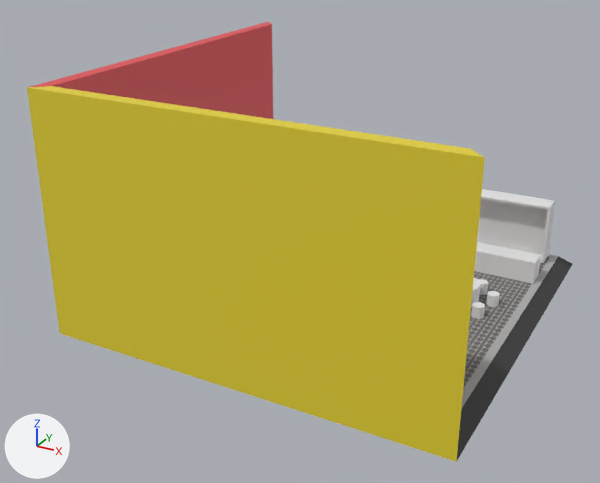
A saved change to the Blender file blender/Ballroom.blend.
Both versions are drawn from a 50 mm camera at (17.1, -35.2, 20.2) aimed at (-1.2, -1.9, 3.6). The lights are fixed; the arrows at lower left show +X, +Y and +Z.

In view in the first picture: 'Bar', 'Cylinder.032', 'Floor', 'Wall02', 'Wall03'.
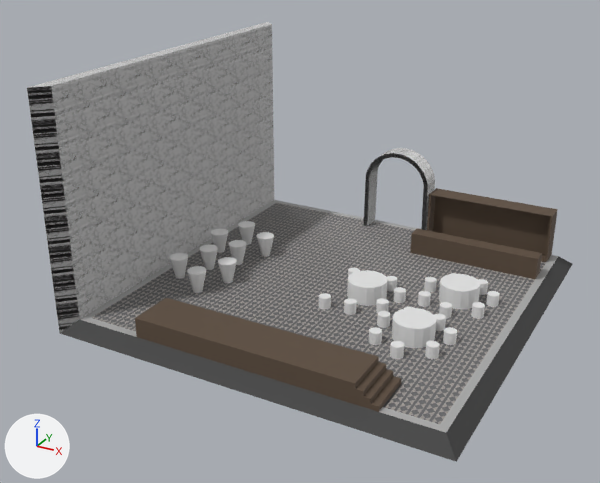
Commit message: added marble wall

Edits to the bpy script that builds the scene:
```text
Add img_whitemarble_spec_jpg:
    img_whitemarble_spec_jpg = load_image('WhiteMarble_SPEC.jpg', 'marble_white/WhiteMarble_SPEC.jpg', 512, 512, 'Non-Color')
Add img_whitemarble_color_jpg:
    img_whitemarble_color_jpg = load_image('WhiteMarble_COLOR.jpg', 'marble_white/WhiteMarble_COLOR.jpg', 512, 512, 'sRGB')
Add img_whitemarble_nrm_jpg:
    img_whitemarble_nrm_jpg = load_image('WhiteMarble_NRM.jpg', 'marble_white/WhiteMarble_NRM.jpg', 512, 512, 'Non-Color')
Add mat_wood:
    mat_wood = principled_material('Wood')
    mat_wood.base_color = (0.109, 0.0734, 0.0476)  # brown #5d4d3e
    mat_wood.roughness = 0.783
Add mat_marblewall:
    mat_marblewall = bpy.data.materials.new('MarbleWall')
    # uses the picture img_whitemarble_color_jpg
    # uses the picture img_whitemarble_nrm_jpg
    # uses the picture img_whitemarble_spec_jpg
Change me_cube_2:
    where me_cube_2.from_pydata(...)  # 8 vertices, 5 faces; spans x -0.04..0.04, y -1.0..1.0, z -1.03..0.97
    remove me_cube_2.materials.append(mat_material_wall2)  # red #e74f54
    add me_cube_2.materials.append(mat_marblewall)
Change me_cube_005:
    used by ob_stage; location = (0.36, -8.33, 1.0); scale = (11.9, 2.84, 1.0)
    remove me_cube_005.from_pydata(...)  # 8 vertices, 6 faces; spans x -0.5..0.5, y -0.5..0.5, z -0.5..0.5
    add me_cube_005.from_pydata(...)  # 32 vertices, 30 faces; spans x -0.5..0.596, y -0.5..0.5, z -0.5..0.5
    me_cube_005 part 1
    4 faces are deleted
    24 vertices are added at x -0.5..0.596, y -0.5..0.5, z -0.5..0.25
    28 new faces join them
    me_cube_005 part 2: 2 faces spanning x -0.5..0.5, y -0.5..0.5, z -0.5..0.5 switch from no material to mat_wood (brown #5d4d3e)
Change me_cube_006:
    where me_cube_006.from_pydata(...)  # 8 vertices, 6 faces; spans x -0.6..0.6, y -0.6..0.6, z -0.6..0.6
    add me_cube_006.materials.append(mat_wood)  # brown #5d4d3e
Add me_cube_003:
    me_cube_003.from_pydata([(-0.63, -1.0, -0.97), (-0.63, -1.0, 0.97), (-0.66, 1.0, -1.0), (-0.66, 1.0, 1.0), (0.97, -1.0, -0.97), (0.97, -1.0, 0.97), (1.0, 1.0, -1.0), (1.0, 1.0, 1.0), (-0.66, -1.0, -1.0), (-0.66, -1.0, 1.0), (1.0, -1.0, 1.0), (1.0, -1.0, -1.0), (-0.63, 0.33, -0.97), (-0.63, 0.33, 0.97), (0.97, 0.33, 0.97), (0.97, 0.33, -0.97)], [], [(8, 9, 3, 2), (2, 3, 7, 6), (6, 7, 10, 11), (5, 1, 13, 14), (2, 6, 11, 8), (7, 3, 9, 10), (0, 1, 9, 8), (5, 4, 11, 10), (4, 0, 8, 11), (1, 5, 10, 9), (15, 14, 13, 12), (4, 5, 14, 15), (0, 4, 15, 12), (1, 0, 12, 13)])
    me_cube_003.materials.append(mat_wood)  # brown #5d4d3e
Add me_cylinder_024:
    me_cylinder_024.from_pydata(...)  # 36 vertices, 16 faces; spans x -2.0..2.0, y -2.91..2.0, z -0.6..0.6
    me_cylinder_024.materials.append(mat_marblewall)
Change ob_wall03:
    add ob_wall03.hide_set(True)
Remove ob_cylinder_032:
    ob_cylinder_032 = bpy.data.objects.new('Cylinder.032', me_cylinder_033)
    ob_cylinder_032.location = (-0.29, 8.45, 3.48)
    ob_cylinder_032.rotation_euler = (1.571, 0.0, 0.0)  # degrees (90, 0, 0)
Change ob_bar:
    ob_bar.location: (5.35, 5.75, 1.2) -> (5.35, 6.12, 1.21)
    ob_bar.scale: (5.92, 1.0, 1.0) -> (5.92, 0.703, 1.0)
Add ob_cube:
    ob_cube = bpy.data.objects.new('Cube', me_cube_003)
    ob_cube.location = (4.64, 8.71, 1.99)
    ob_cube.scale = (4.26, 0.584, -1.38)
Add ob_cylinder_001:
    ob_cylinder_001 = bpy.data.objects.new('Cylinder.001', me_cylinder_024)
    ob_cylinder_001.location = (-0.24, 8.69, 3.52)
    ob_cylinder_001.rotation_euler = (1.571, 0.0, 0.0)  # degrees (90, 0, 0)
    _m = ob_cylinder_001.modifiers.new('Solidify', 'SOLIDIFY')
    _m.thickness = 0.25
```

What differs and where, as boxes [x1, y1, x2, y2] in the pictures (600 x 483 px):
'Wall03', hidden (yellow)
    before: [27, 86, 485, 462]
'Wall02', recoloured (brown to grey)
    both: [27, 22, 274, 333]
'Cube', added (brown)
    after: [427, 188, 558, 262]
'Cylinder.032', deleted
    before: [477, 189, 555, 263]
'Bar', recoloured, moved, rescaled (white to brown)
    before: [474, 242, 541, 283]
    after: [410, 228, 542, 279]
'Cylinder.001', added
    after: [364, 148, 435, 230]
part 1 of me_cube_005, built on (brown)
    after: [135, 318, 401, 412]
part 2 of me_cube_005, recoloured (brown)
    after: [136, 298, 379, 383]
'Floor', unchanged, uncovered by the edit
    before: [457, 254, 572, 460]
    after: [60, 200, 572, 462]
'Table', unchanged, uncovered by the edit
    after: [392, 308, 437, 348]
'Table.002', unchanged, uncovered by the edit
    before: [471, 278, 481, 308]
    after: [439, 274, 481, 309]
'Table.001', unchanged, uncovered by the edit
    after: [347, 270, 387, 306]
